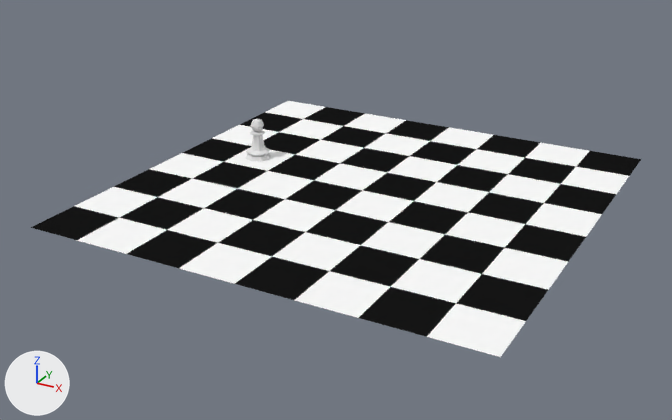
The Blender file 4-LowPolyChessBoard&Pieces/ChessScene.blend as it was, and as the next commit left it.
One viewpoint serves both versions: a 50 mm lens placed at (41.9, -82.0, 38.1), pointed at (-1.4, -3.4, -1.3). Lighting does not change. The marker at lower left points along +X, +Y and +Z.

Before the edit, the objects in view are built like this:
```python
me_cube_001 = bpy.data.meshes.new('Cube.001')
me_cube_001.from_pydata(...)  # 144 vertices, 64 faces; spans x -24.0..24.0, y -24.0..24.0, z 0.0
# faces by material slot: [32, 32]
me_cube_001.materials.append(mat_black)  # black #161616
me_cube_001.materials.append(mat_white)  # white #ffffff
me_cylinder = bpy.data.meshes.new('Cylinder')
me_cylinder.from_pydata(...)  # 114 vertices, 114 faces; spans x -1.5..1.5, y -1.5..1.5, z -1.0..3.73
ob_chessboard = bpy.data.objects.new('ChessBoard', me_cube_001)
ob_chessboard.location = (0.0, 0.0, 0.0)
ob_lp_pawn = bpy.data.objects.new('LP Pawn', me_cylinder)
ob_lp_pawn.location = (-15.3, 3.156, 1.0)
```
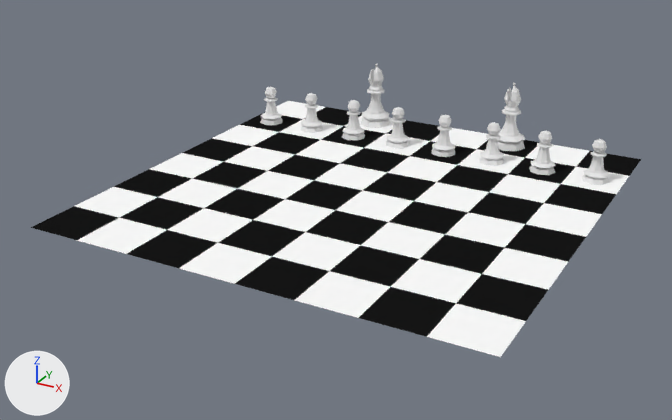
What changed in the scene script:
```text
Add me_cylinder_001:
    me_cylinder_001.from_pydata(...)  # 172 vertices, 155 faces; spans x -1.5..1.5, y -1.5..1.5, z -1.0..4.56
Change ob_lp_pawn:
    ob_lp_pawn.location: (-15.3, 3.156, 1.0) -> (-21.0, 15.0, 1.0)
Add ob_white_pawn_000:
    ob_white_pawn_000 = bpy.data.objects.new('White Pawn.000', me_cylinder)
    ob_white_pawn_000.parent = ob_whitepawns
    ob_white_pawn_000.location = (21.0, 15.0, 1.0)
Add ob_whitepawns:
    ob_whitepawns = bpy.data.objects.new('WhitePawns', None)
    ob_whitepawns.parent = ob_whitepieces
    ob_whitepawns.location = (0.0, 0.0, 0.0)
Add ob_whitepieces:
    ob_whitepieces = bpy.data.objects.new('WhitePieces', None)
    ob_whitepieces.location = (0.0, 0.0, 0.0)
Add ob_white_pawn_001:
    ob_white_pawn_001 = bpy.data.objects.new('White Pawn.001', me_cylinder.copy())  # the mesh of ob_lp_pawn
    ob_white_pawn_001.parent = ob_whitepawns
    ob_white_pawn_001.location = (15.0, 15.0, 1.0)
Add ob_white_pawn_002:
    ob_white_pawn_002 = bpy.data.objects.new('White Pawn.002', me_cylinder.copy())  # the mesh of ob_lp_pawn
    ob_white_pawn_002.parent = ob_whitepawns
    ob_white_pawn_002.location = (9.0, 15.0, 1.0)
Add ob_white_pawn_003:
    ob_white_pawn_003 = bpy.data.objects.new('White Pawn.003', me_cylinder.copy())  # the mesh of ob_lp_pawn
    ob_white_pawn_003.parent = ob_whitepawns
    ob_white_pawn_003.location = (3.0, 15.0, 1.0)
Add ob_white_pawn_004:
    ob_white_pawn_004 = bpy.data.objects.new('White Pawn.004', me_cylinder.copy())  # the mesh of ob_lp_pawn
    ob_white_pawn_004.parent = ob_whitepawns
    ob_white_pawn_004.location = (-3.0, 15.0, 1.0)
Add ob_white_pawn_005:
    ob_white_pawn_005 = bpy.data.objects.new('White Pawn.005', me_cylinder.copy())  # the mesh of ob_lp_pawn
    ob_white_pawn_005.parent = ob_whitepawns
    ob_white_pawn_005.location = (-9.0, 15.0, 1.0)
Add ob_white_pawn_006:
    ob_white_pawn_006 = bpy.data.objects.new('White Pawn.006', me_cylinder.copy())  # the mesh of ob_lp_pawn
    ob_white_pawn_006.parent = ob_whitepawns
    ob_white_pawn_006.location = (-15.0, 15.0, 1.0)
Add ob_white_bishop_000:
    ob_white_bishop_000 = bpy.data.objects.new('White Bishop.000', me_cylinder_001)
    ob_white_bishop_000.parent = ob_whitebishops
    ob_white_bishop_000.location = (8.99, 21.0, 1.416)
    ob_white_bishop_000.scale = (1.33, 1.33, 1.42)
Add ob_whitebishops:
    ob_whitebishops = bpy.data.objects.new('WhiteBishops', None)
    ob_whitebishops.parent = ob_whitepieces
    ob_whitebishops.location = (0.0, 0.0, 0.0)
Add ob_white_bishop_001:
    ob_white_bishop_001 = bpy.data.objects.new('White Bishop.001', me_cylinder_001.copy())
    ob_white_bishop_001.parent = ob_whitebishops
    ob_white_bishop_001.location = (-9.01, 21.0, 1.416)
    ob_white_bishop_001.scale = (1.33, 1.33, 1.42)
```

Changed parts and their boxes (x1, y1, x2, y2) in the pictures (672 x 420 px):
'LP Pawn', moved
    before: (246, 119, 271, 162)
    after: (260, 86, 283, 125)
'White Bishop.000', added
    after: (498, 82, 525, 151)
'White Bishop.001', added
    after: (360, 63, 390, 128)
'White Pawn.000', added
    after: (582, 139, 609, 185)
'White Pawn.001', added
    after: (529, 131, 555, 175)
'White Pawn.002', added
    after: (479, 122, 504, 166)
'White Pawn.003', added
    after: (432, 114, 455, 157)
'White Pawn.004', added
    after: (386, 107, 409, 148)
'White Pawn.005', added
    after: (342, 100, 365, 140)
'White Pawn.006', added
    after: (300, 93, 323, 133)
